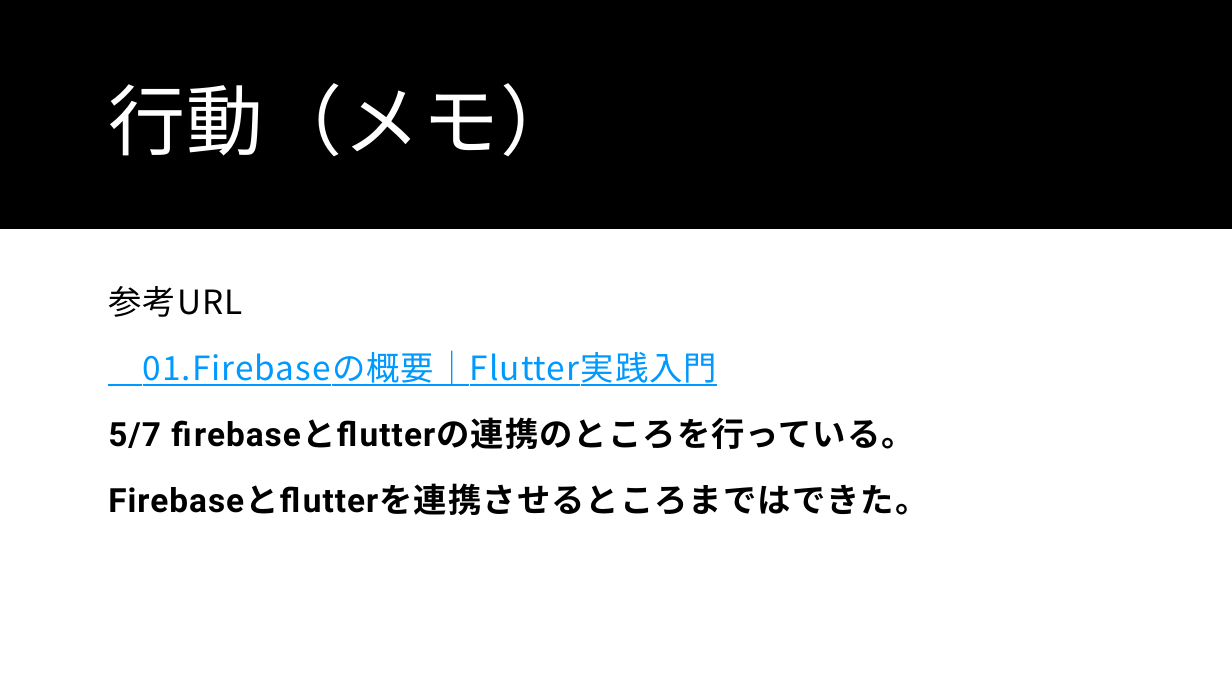
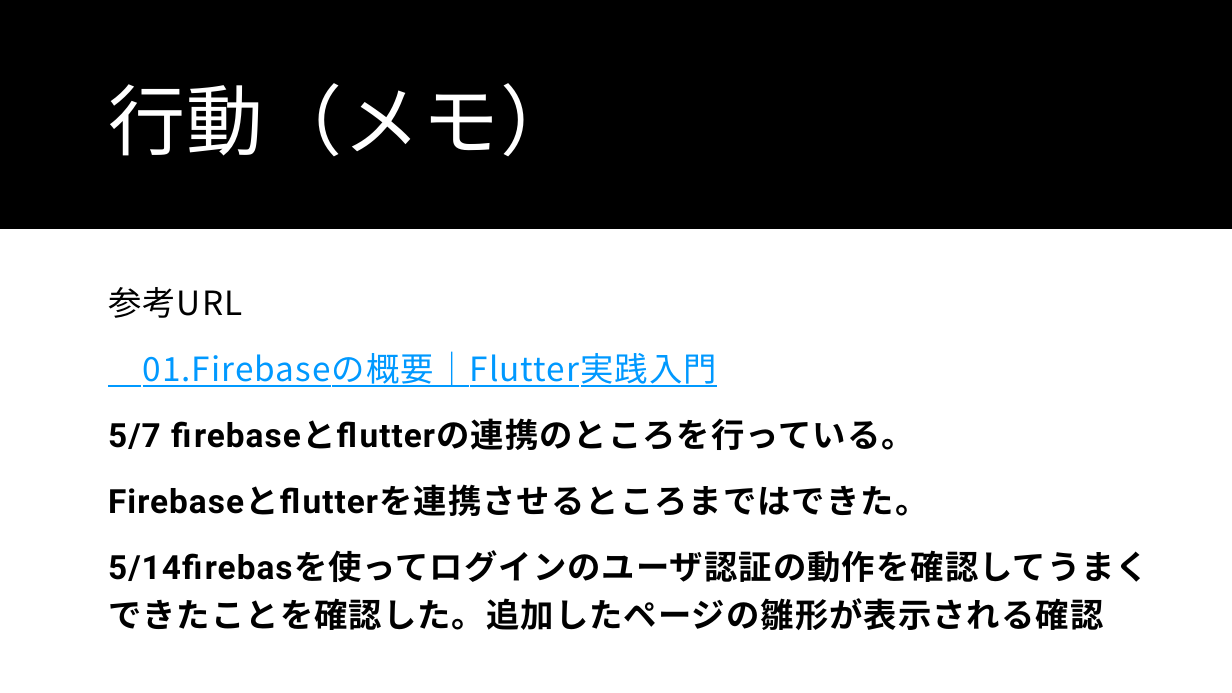
Before and after one commit to Wtnbtkm/flutter_application_1, a slide deck: slide 9 of Flutterの制作仕様書・アイディア（メモ）.pptx. Drawn at 1232x693 pixels with LibreOffice and Linux fonts; fonts in the diff are those of the drawing. Boxes give left, top, right and bottom in pixels: in the first picture for what was removed or moved away, otherwise in the second. Text is boxed around its words. In the diff, an @@ line names an element or a change of style, - is before the commit and + after.

```diff
--- a/Flutterの制作仕様書・アイディア（メモ）.pptx
+++ b/Flutterの制作仕様書・アイディア（メモ）.pptx
@@ text at box(108, 550, 1149, 630): paragraph added @@
+5/14firebasを使ってログインのユーザ認証の動作を確認してうまくできたことを確認した。追加したページの雛形が表示される確認
```
Also in this commit, not shown: 1 other slide changed, 1 other file.
